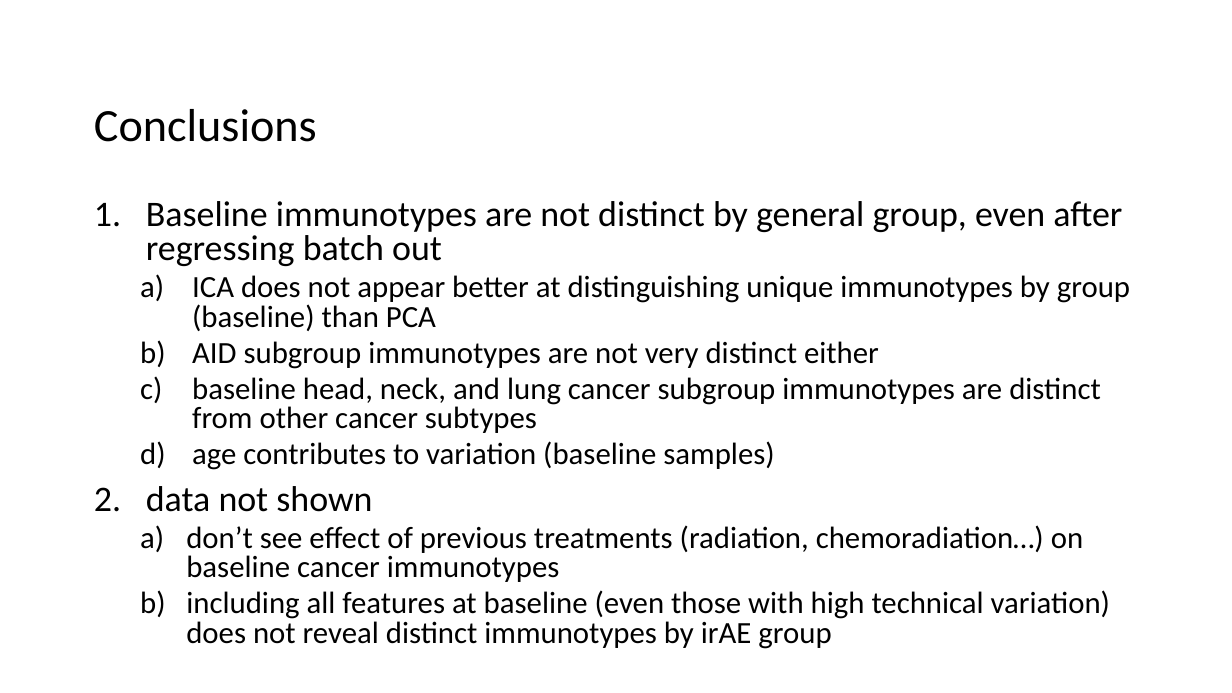
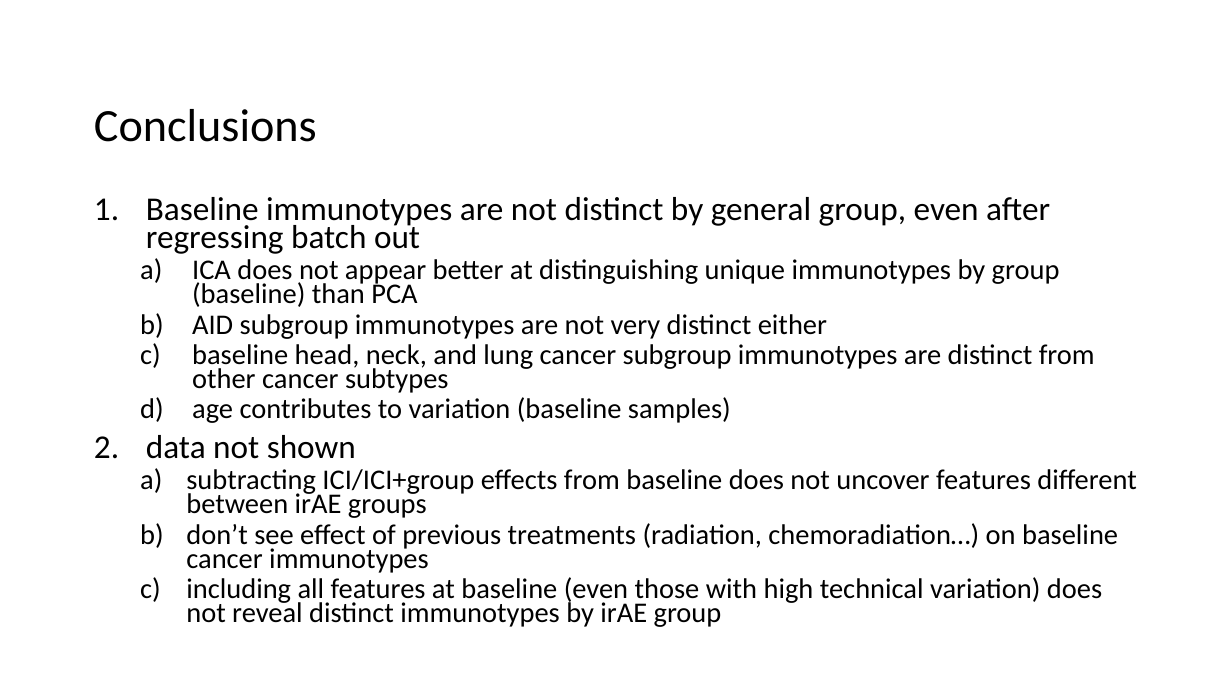
Before and after one commit to tybottorff/bottorffdocs, a slide deck: slide 9 of presentations/NCI_talks/2024_10_23.pptx. Drawn at 1232x693 pixels with LibreOffice and Linux fonts; fonts in the diff are those of the drawing. Boxes give left, top, right and bottom in pixels: in the first picture for what was removed or moved away, otherwise in the second. Text is boxed around its words. In the diff, an @@ line names an element or a change of style, - is before the commit and + after.

Commit message:
Clarify lack of baseline immunotypes even when ssubtracting out ICI and ICI group effects

```diff
--- a/presentations/NCI_talks/2024_10_23.pptx
+++ b/presentations/NCI_talks/2024_10_23.pptx
@@ text at (146, 197, 1118, 627): size 28 to 25.9 pt in "Baseline immunotypes are not distinct by general ...", "data not shown"; size 24 to 22.2 pt in "ICA does not appear better at distinguishing ...", "AID subgroup immunotypes are not very distinct ...", "baseline head, neck, and lung cancer subgroup ...", "age contributes to variation (baseline samples)" and 2 more places; line spacing 0.8 to 0.7 @@
@@ text at (186, 469, 1136, 518): paragraph added @@
+  a) subtracting ICI/ICI+group effects from baseline does not uncover features different between irAE groups
```
Also in this commit, not shown: 1 other slide changed.
